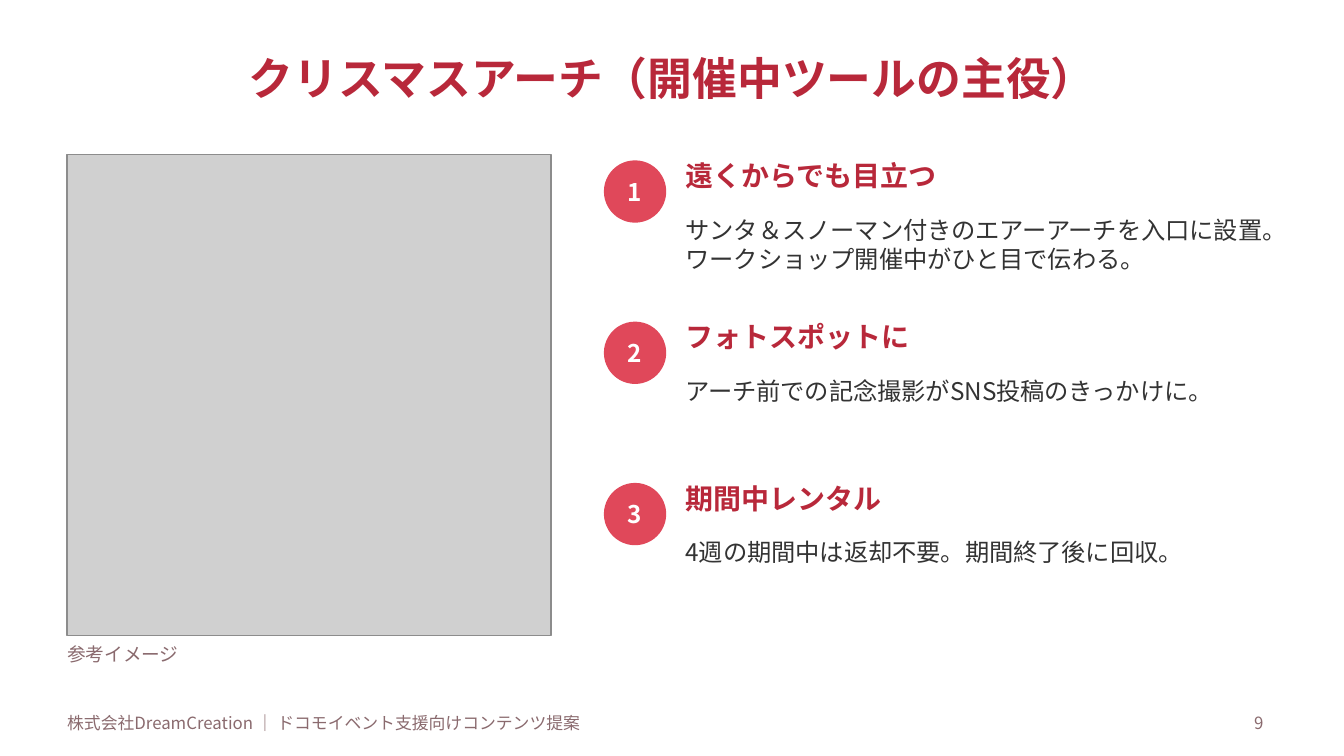
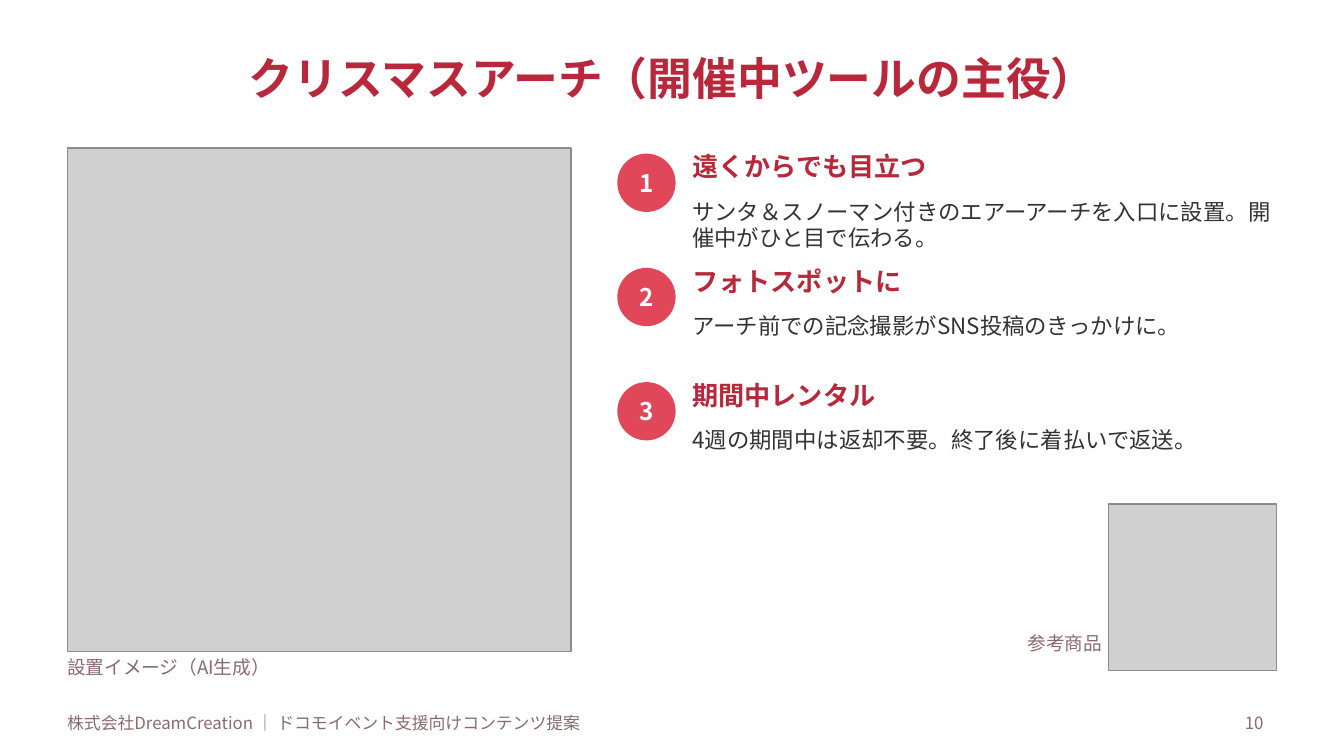
Before and after one commit to lunamax77/-next-vision, a slide deck: slide 10 of docs/proposals/2026-12_docomo_christmas-ws/企画書_NTTドコモ_クリスマスWS.pptx (slide 9 before the commit). Drawn at 1344x756 pixels with LibreOffice and Linux fonts; fonts in the diff are those of the drawing; grey boxes stand for pictures. Boxes give left, top, right and bottom in pixels: in the first picture for what was removed or moved away, otherwise in the second. Text is boxed around its words. In the diff, an @@ line names an element or a change of style, - is before the commit and + after.

```diff
--- a/docs/proposals/2026-12_docomo_christmas-ws/企画書_NTTドコモ_クリスマスWS.pptx
+++ b/docs/proposals/2026-12_docomo_christmas-ws/企画書_NTTドコモ_クリスマスWS.pptx
@@ picture: place and size @@
-picture at bbox=[67, 155, 551, 636]
+picture at bbox=[67, 148, 571, 652]
@@ text "1": place and size @@
-text "1" at bbox=[628, 183, 642, 201]
+text "1" at bbox=[639, 174, 653, 192]
@@ ellipse: place and size @@
-ellipse at bbox=[605, 161, 665, 222]
+ellipse at bbox=[618, 155, 675, 211]
@@ text "遠くからでも目立つ": place and size @@
-text "遠くからでも目立つ" at bbox=[685, 162, 936, 189]
+text "遠くからでも目立つ" at bbox=[692, 153, 927, 178]
@@ text at bbox=[692, 201, 1270, 248]: text changed; size 13 to 12 pt @@
-サンタ＆スノーマン付きのエアーアーチを入口に設置。ワークショップ開催中がひと目で伝わる。
+サンタ＆スノーマン付きのエアーアーチを入口に設置。開催中がひと目で伝わる。
@@ text "2": place and size @@
-text "2" at bbox=[628, 343, 642, 362]
+text "2" at bbox=[639, 287, 653, 306]
@@ ellipse: place and size @@
-ellipse at bbox=[605, 323, 665, 383]
+ellipse at bbox=[618, 269, 675, 325]
@@ text "フォトスポットに": place and size @@
-text "フォトスポットに" at bbox=[685, 323, 909, 350]
+text "フォトスポットに" at bbox=[692, 268, 901, 293]
@@ text "アーチ前での記念撮影がSNS投稿のきっかけに。": place and size @@
-text "アーチ前での記念撮影がSNS投稿のきっかけに。" at bbox=[685, 379, 1212, 402]
+text "アーチ前での記念撮影がSNS投稿のきっかけに。" at bbox=[692, 315, 1180, 336]
@@ text "アーチ前での記念撮影がSNS投稿のきっかけに。" at bbox=[692, 315, 1180, 336]: size 13 to 12 pt @@
@@ text "3": place and size @@
-text "3" at bbox=[628, 504, 642, 524]
+text "3" at bbox=[639, 401, 653, 421]
@@ ellipse: place and size @@
-ellipse at bbox=[605, 484, 665, 544]
+ellipse at bbox=[618, 383, 675, 439]
@@ size 15 to 14 pt in 3 elements at bbox=[692, 153, 927, 178], bbox=[692, 268, 901, 293], bbox=[692, 382, 875, 408] @@
@@ text "期間中レンタル": place and size @@
-text "期間中レンタル" at bbox=[685, 485, 881, 512]
+text "期間中レンタル" at bbox=[692, 382, 875, 408]
@@ text at bbox=[692, 429, 1197, 450]: text changed; size 13 to 12 pt @@
-4週の期間中は返却不要。期間終了後に回収。
+4週の期間中は返却不要。終了後に着払いで返送。
@@ picture added at bbox=[1109, 504, 1277, 671] @@
@@ text at bbox=[67, 658, 269, 676]: text changed @@
-参考イメージ
+設置イメージ（AI生成）
@@ text added at bbox=[1028, 634, 1102, 652], 10 pt, text #8A6A6E @@
+参考商品
@@ page number at bbox=[1245, 716, 1264, 729]: text changed @@
-9
+10
```
Also in this commit, not shown: 2 other slides changed, 2 slides added, 1 slide removed, 17 other files.
